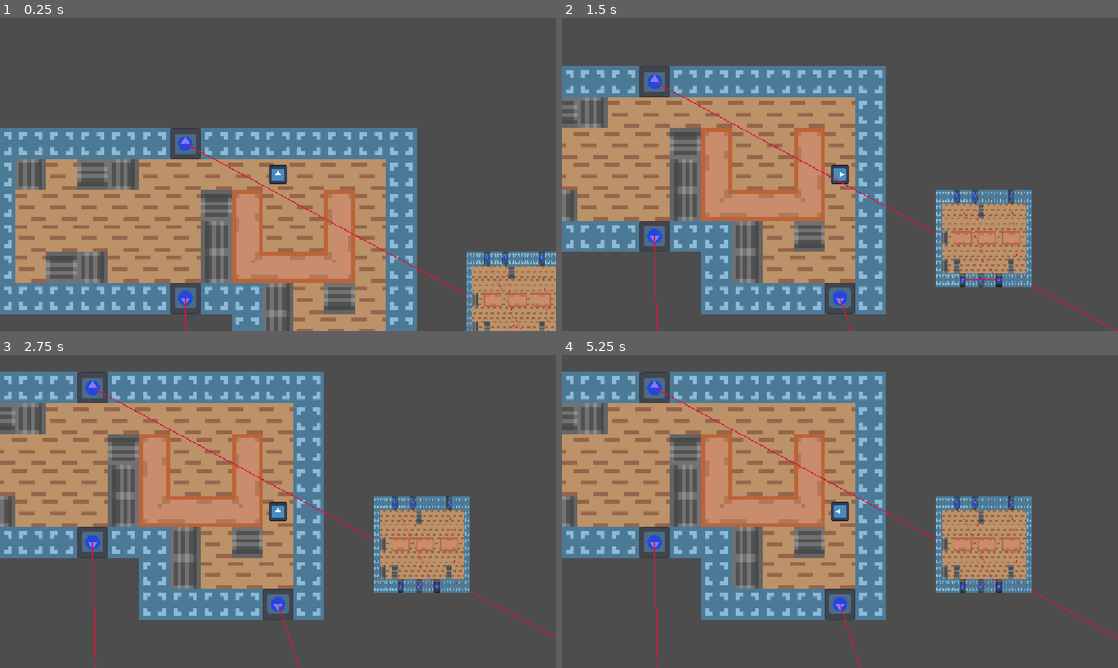
Above: before the commit, frames 1-4 (two rows, left to right).
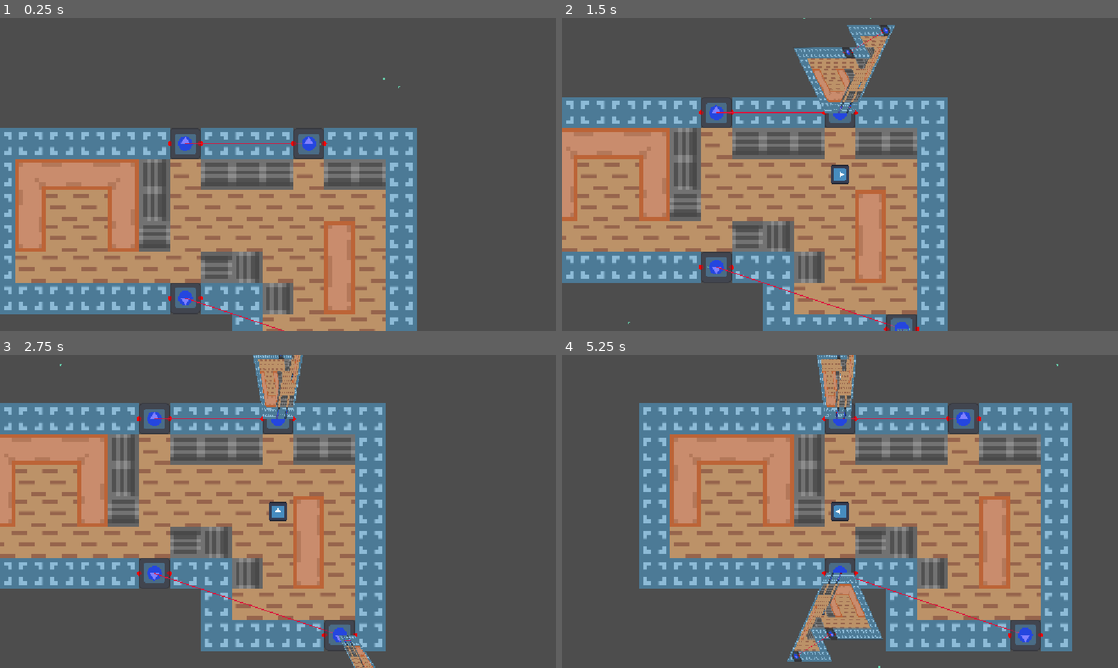
Above: after the commit, the same moments.

Repository: EfficiencySimplicity/godot-level-playground
Game: Godot game, scene res://Scenes/testing_ground.tscn
Same seed, same stepped clock (60 frames per second), same inputs: the game is played once before the commit and once after it. The engine's default icon, where the game draws it, is replaced by a stand-in: a white triangle on a blue panel in a dark square.
Inputs:
- Up to frame 1 (0.25 s): no input
- Up to frame 2 (1.5 s): tap Enter at 0.5 s; hold Right (Right) 0.53-1.28 s; hold Up (Movement) 0.53-1.28 s; tap Space at 1.25 s; hold Down (Down) from 1.28 s (still down); tap Up (Movement) at 1.35 s
- Up to frame 3 (2.75 s): tap Enter at 2 s; release Down (Down) at 2.03 s; hold Right (Right) from 2.03 s (still down); hold Up (Movement) from 2.03 s (still down)
- Up to frame 4 (5.25 s): tap Space at 2.75, 4.25 s; release Up (Movement) at 2.78 s; tap Up (Movement) at 2.85, 4.35 s; tap Enter at 3.5 s; release Right (Right) at 3.53 s; hold Up (Movement) 3.53-4.28 s; hold Left (Left) 3.53-5.03 s; hold Down (Down) from 5.03 s (still down); hold Up (Movement) from 5.03 s (still down)

The runs differ from the first frame. In frame 1, 17% of the frame differs, in the area x 2-100%, y 19-100%; in frame 2, 46%; in frame 3, 47%; in frame 4, 58%, in the area x 0-100%, y 0-100%.

Commit message:
basic portal logic works

Diff:
--- a/Scenes/room_generator.tscn
+++ b/Scenes/room_generator.tscn
@@ -11,33 +11,33 @@
 elements = Array[PackedScene]([ExtResource("2_v0m8e"), ExtResource("3_k11pq"), ExtResource("4_vtgkf")])
 metadata/_custom_type_script = "uid://c11lg1h47ilqr"
 
-[sub_resource type="QuadMesh" id="QuadMesh_a61x6"]
-resource_local_to_scene = true
-size = Vector2(200, 200)
+[sub_resource type="ArrayMesh" id="ArrayMesh_a61x6"]
 
-[sub_resource type="ViewportTexture" id="ViewportTexture_8i87d"]
+[sub_resource type="ViewportTexture" id="ViewportTexture_a61x6"]
 viewport_path = NodePath("Node2D/SubViewport")
 
-[node name="RoomGenerator" type="Area2D" unique_id=1217838495 node_paths=PackedStringArray("viewport")]
-collision_layer = 0
+[node name="RoomGenerator" type="Area2D" unique_id=1217838495 node_paths=PackedStringArray("viewport", "render_mesh")]
+collision_layer = 4
 collision_mask = 0
 script = ExtResource("1_a61x6")
 elements = SubResource("Resource_l85en")
 viewport = NodePath("Node2D/SubViewport")
+render_mesh = NodePath("Node2D/RoomRenderMesh")
 
-[node name="Node2D" type="Node2D" parent="." unique_id=1395293451]
+[node name="Node2D" type="Node2D" parent="." unique_id=261677466]
 
 [node name="RoomRenderMesh" type="MeshInstance2D" parent="Node2D" unique_id=1203983812]
-top_level = true
 visibility_layer = 2
-position = Vector2(522, 292)
-mesh = SubResource("QuadMesh_a61x6")
-texture = SubResource("ViewportTexture_8i87d")
+z_index = 5
+position = Vector2(37.99997, 34.5)
+mesh = SubResource("ArrayMesh_a61x6")
+texture = SubResource("ViewportTexture_a61x6")
 
 [node name="SubViewport" type="SubViewport" parent="Node2D" unique_id=1651359637]
 disable_3d = true
 transparent_bg = true
 handle_input_locally = false
+debug_draw = 1
 canvas_cull_mask = 4294966273
 render_target_update_mode = 3
 
--- a/Scenes/testing_ground.tscn
+++ b/Scenes/testing_ground.tscn
@@ -2,6 +2,7 @@
 
 [ext_resource type="Script" uid="uid://b600e2a1gx7re" path="res://Scripts/level_generator.gd" id="1_38jdy"]
 [ext_resource type="Texture2D" uid="uid://bxav4rgy06bqu" path="res://Art/demo_wall_floor.png" id="1_wyk58"]
+[ext_resource type="Script" uid="uid://cx0j3yf4egp72" path="res://Scripts/portal_origin.gd" id="5_0u5ym"]
 [ext_resource type="Script" uid="uid://dkcyps1y254to" path="res://Scripts/player_mover.gd" id="7_78y3u"]
 [ext_resource type="Texture2D" uid="uid://pple6fejhs41" path="res://icon.svg" id="7_k0nfe"]
 
@@ -15,12 +16,14 @@
 
 [sub_resource type="TileSet" id="TileSet_krb5w"]
 tile_size = Vector2i(64, 64)
-physics_layer_0/collision_layer = 1
+physics_layer_0/collision_layer = 3
 sources/0 = SubResource("TileSetAtlasSource_k0nfe")
+
+[sub_resource type="CircleShape2D" id="CircleShape2D_krb5w"]
 
 [node name="TestingGround" type="Node2D" unique_id=1366896337 node_paths=PackedStringArray("tile_map_layers")]
 script = ExtResource("1_38jdy")
-num_rooms = 13
+num_rooms = 1
 doors_per_room_range = Vector2i(1, 7)
 tile_map_layers = {
 "Walls": NodePath("Walls")
@@ -47,3 +50,14 @@
 [node name="Sprite2D" type="Sprite2D" parent="PlayerMover" unique_id=1062190360]
 scale = Vector2(0.3, 0.3)
 texture = ExtResource("7_k0nfe")
+
+[node name="PortalOrigin" type="Area2D" parent="PlayerMover" unique_id=584689681]
+collision_mask = 5
+script = ExtResource("5_0u5ym")
+angle_increase = 3
+metadata/_custom_type_script = "uid://cx0j3yf4egp72"
+
+[node name="CollisionShape2D" type="CollisionShape2D" parent="PlayerMover/PortalOrigin" unique_id=799108627]
+shape = SubResource("CircleShape2D_krb5w")
+
+[connection signal="area_entered" from="PlayerMover/PortalOrigin" to="PlayerMover/PortalOrigin" method="_on_area_entered"]
--- /dev/null
+++ b/Scripts/debug_dot.gd
@@ -0,0 +1,7 @@
+class_name DebugDot extends Node2D
+
+@export var color: Color
+@export var radius: float = 20
+
+func _draw():
+	draw_circle(to_local(global_position), radius, color)
--- a/Scripts/door.gd
+++ b/Scripts/door.gd
@@ -14,6 +14,9 @@
 	draw_line(to_local(global_position), to_local(other.global_position), Color.CRIMSON, 2.0)
 	draw_circle(to_local(Orientation.from_object(self).to_placement().cell_center()), 15, Color.BLUE)
 
+	draw_circle(to_local(get_start()), 5, Color.RED)
+	draw_circle(to_local(get_end()), 5, Color.RED)
+
 func door_transform(orientation: Orientation) -> Orientation:
 	var relative_pos = orientation.pos - Orientation.from_object(self).pos
 	var rot_difference = int((other.global_rotation_degrees + 180) - global_rotation_degrees) % 360
@@ -21,4 +24,13 @@
 	return Orientation.new(new, orientation.rot + rot_difference)
 
 func is_in_front(pos: Vector2):
-	return Vector2.from_angle(rotation).dot(pos - global_position) > 0
+	return Vector2.from_angle(global_rotation + deg_to_rad(90)).dot(pos - global_position) > 0
+
+func get_normal():
+	return Vector2.from_angle(deg_to_rad(global_rotation_degrees + 90))
+
+func get_start():
+	return global_position - (Vector2.from_angle(global_rotation) * (global_scale.x / 2) * .99 * 64)
+
+func get_end():
+	return global_position + (Vector2.from_angle(global_rotation) * (global_scale.x / 2) * .99 * 64)
--- a/Scripts/level_generator.gd
+++ b/Scripts/level_generator.gd
@@ -17,13 +17,14 @@
 	var grid_placement  = obj_orientation.to_placement()
 	var door_there = door_portals.find_custom(func(x): return Orientation.from_object(x).to_placement().cell_center() == grid_placement.cell_center())
 
-	if door_there == -1:
+	var next_pos = obj_orientation.move_forwards(64)
+	if door_there == -1 or (door_portals.get(door_there).is_in_front(next_pos.pos)):
 		# no door, just your position plus the new vector
-		return obj_orientation.move_forwards(64)
+		return next_pos
 
 	else:
 		print("Was on a door; placement is ", grid_placement, " and door is ", Orientation.from_object(door_portals.get(door_there)).to_placement())
-		return door_portals.get(door_there).door_transform(obj_orientation).move_forwards(64)
+		return door_portals.get(door_there).door_transform(next_pos)
 
 
 func _ready():
--- /dev/null
+++ b/Scripts/mesh_pool.gd
@@ -0,0 +1,53 @@
+class_name MeshPool
+
+# where the point is in world space
+var vertices: PackedVector2Array = []
+# each set of 3 numbers specifies a triangle
+var triangles: PackedInt32Array = []
+# the uv coordinates for the texture...
+var uvs: PackedVector2Array = []
+
+func _init(_vertices = null, _triangles = null, _uvs = null):
+	if _vertices != null:
+		vertices = _vertices
+	if _triangles != null:
+		triangles = _triangles
+	if _uvs != null:
+		uvs = _uvs
+
+
+static func combine(pools: Array[MeshPool]) -> MeshPool:
+	var glob_vertices: PackedVector2Array = []
+	var glob_triangles: PackedInt32Array = []
+	var glob_uvs: PackedVector2Array = []
+
+	for mesh in pools:
+		var index_offset = glob_vertices.size()
+		# does not map! Make it map and then finally gen a simple rect from each door!
+		glob_triangles.append_array(PackedInt32Array(Array(mesh.triangles).map(func(x): return x + index_offset)))
+		glob_vertices.append_array(mesh.vertices)
+		glob_uvs.append_array(mesh.uvs)
+
+	return MeshPool.new(glob_vertices, glob_triangles, glob_uvs)
+
+func to_mesh(mesh: ArrayMesh):
+	if self.is_useless():
+		print("Useless mesh, not creating!")
+		return mesh
+
+	# https://docs.godotengine.org/en/stable/tutorials/3d/procedural_geometry/arraymesh.html#doc-arraymesh
+	# https://www.dgp.toronto.edu/~ah/csc418/fall_2001/tut/ogl_draw.html
+	var surface_array = []
+	surface_array.resize(Mesh.ARRAY_MAX)
+
+	surface_array[Mesh.ARRAY_VERTEX] = vertices
+	surface_array[Mesh.ARRAY_TEX_UV] = uvs
+	surface_array[Mesh.ARRAY_INDEX] = triangles
+
+	mesh.add_surface_from_arrays(Mesh.PRIMITIVE_TRIANGLES, surface_array)
+	# mesh.regen_normal_maps()
+
+	return mesh
+
+func is_useless():
+	return vertices.size() == 0 or triangles.size() == 0
--- a/Scripts/player_mover.gd
+++ b/Scripts/player_mover.gd
@@ -29,7 +29,6 @@
 	pqparams.collision_mask = 0b00000000_00000000_00000000_00000001
 	pqparams.position = new_placement.pos
 
-	print(get_viewport().get_world_2d().get_direct_space_state().intersect_point(pqparams).size())
 	if get_viewport().get_world_2d().get_direct_space_state().intersect_point(pqparams).size() != 0:
 		return
 
--- /dev/null
+++ b/Scripts/portal_origin.gd
@@ -0,0 +1,197 @@
+extends Area2D
+
+@export var current_room: RoomGenerator
+@export var angle_increase: int = 5
+
+func _on_area_entered(area: Area2D):
+	if area is RoomGenerator:
+		current_room = area
+
+func gen_portals():
+	if current_room == null:
+		print("No current room to gen portals from!")
+		return
+
+	var global_mesh_pool = MeshPool.new()
+
+	for door in current_room.doors:
+
+		if !door.is_in_front(global_position):
+			continue;
+
+		var start_angle = rad_to_deg(global_position.angle_to_point(door.get_start()))
+		var end_angle = rad_to_deg(global_position.angle_to_point(door.get_end()))
+		# should be in door
+		var dir_to_end = (door.get_end() - door.get_start()).normalized()
+		# a vector straight out the door
+		var out_normal = door.get_normal() * -1
+		# from you to the door-line
+		var distance = (door.get_start() - global_position).dot(out_normal)
+
+		if end_angle < start_angle:
+			end_angle += 360
+
+		var min_ok_angle = -1000000
+		var min_ok_point = Vector2.ZERO
+		var max_ok_angle = 1000000
+		var max_ok_point = Vector2.ZERO
+
+		var has_hit_at_all = false
+
+		for current_angle in range(start_angle, end_angle, angle_increase):
+
+			# https://forum.godotengine.org/t/how-to-get-a-portion-of-a-vector-that-is-aligned-with-another-vector/40426/4
+			var direction = Vector2.from_angle(deg_to_rad(current_angle))
+
+			var amount_along_normal = direction.dot(out_normal)
+			# where on the door-line we test
+			var hit_point = global_position + direction * (distance / amount_along_normal)
+
+			var rcparams = PhysicsRayQueryParameters2D.create(
+				global_position,
+				hit_point,
+				0b00000000_00000000_00000000_00000010
+			)
+
+			var hit = get_viewport() \
+			.get_world_2d() \
+			.get_direct_space_state() \
+			.intersect_ray(rcparams) \
+			.size() != 0
+
+			if hit:
+				if has_hit_at_all:
+					break
+			else:
+				if !has_hit_at_all:
+					has_hit_at_all = true
+					min_ok_angle = current_angle
+					min_ok_point = hit_point
+
+				max_ok_angle = current_angle
+				max_ok_point = hit_point
+
+		if !has_hit_at_all:
+			continue
+
+		# Generate a mesh from the 2 points
+		# for now, owned by the current room's rendermesh
+
+		var mesh_pool = MeshPool.new()
+
+		mesh_pool.vertices.append_array([min_ok_point,
+		min_ok_point + (min_ok_point - global_position).normalized() * 200,
+		max_ok_point + (max_ok_point - global_position).normalized() * 200,
+		max_ok_point])
+		mesh_pool.triangles.append_array([
+			0, 1, 2,
+			0, 2, 3,
+		])
+		mesh_pool.uvs.append_array([
+			Vector2.ZERO,
+			Vector2(0, 1),
+			Vector2(1, 1),
+			Vector2(1, 0),
+		])
+
+		global_mesh_pool = MeshPool.combine([global_mesh_pool, mesh_pool])
+
+	current_room.render_mesh.set_mesh(global_mesh_pool.to_mesh(ArrayMesh.new()))
+
+
+func _draw():
+	if current_room == null:
+		print("No current room to gen portals from!")
+		return
+
+	var global_mesh_pool = MeshPool.new()
+
+	for door in current_room.doors:
+
+		if !door.is_in_front(global_position):
+			continue;
+
+		var start_angle = rad_to_deg(global_position.angle_to_point(door.get_start()))
+		var end_angle = rad_to_deg(global_position.angle_to_point(door.get_end()))
+		# should be in door
+		var dir_to_end = (door.get_end() - door.get_start()).normalized()
+		# a vector straight out the door
+		var out_normal = door.get_normal() * -1
+		# from you to the door-line
+		var distance = (door.get_start() - global_position).dot(out_normal)
+
+		if end_angle < start_angle:
+			end_angle += 360
+
+		var min_ok_angle = -1000000
+		var min_ok_point = Vector2.ZERO
+		var max_ok_angle = 1000000
+		var max_ok_point = Vector2.ZERO
+
+		var has_hit_at_all = false
+
+		for current_angle in range(start_angle, end_angle, angle_increase):
+
+			# https://forum.godotengine.org/t/how-to-get-a-portion-of-a-vector-that-is-aligned-with-another-vector/40426/4
+			var direction = Vector2.from_angle(deg_to_rad(current_angle))
+
+			var amount_along_normal = direction.dot(out_normal)
+			# where on the door-line we test
+			var hit_point = global_position + direction * (distance / amount_along_normal)
+
+			var rcparams = PhysicsRayQueryParameters2D.create(
+				global_position,
+				hit_point,
+				0b00000000_00000000_00000000_00000010
+			)
+
+			var hit = get_viewport() \
+			.get_world_2d() \
+			.get_direct_space_state() \
+			.intersect_ray(rcparams) \
+			.size() != 0
+
+			if hit:
+				if has_hit_at_all:
+					break
+			else:
+				if !has_hit_at_all:
+					has_hit_at_all = true
+					min_ok_angle = current_angle
+					min_ok_point = hit_point
+
+				max_ok_angle = current_angle
+				max_ok_point = hit_point
+
+		if !has_hit_at_all:
+			continue
+
+		# Generate a mesh from the 2 points
+		# for now, owned by the current room's rendermesh
+
+		var mesh_pool = MeshPool.new()
+
+		mesh_pool.vertices.append_array([min_ok_point, max_ok_point,
+		min_ok_point + (min_ok_point - global_position).normalized() * 200,
+		max_ok_point + (max_ok_point - global_position).normalized() * 200])
+		mesh_pool.triangles.append_array([
+			0, 2, 3,
+			0, 3, 1,
+		])
+		mesh_pool.uvs.append_array([
+			Vector2.ZERO,
+			Vector2(0, 1),
+			Vector2(1, 1),
+			Vector2(1, 0),
+		])
+
+		global_mesh_pool = MeshPool.combine([global_mesh_pool, mesh_pool])
+
+	for vert in global_mesh_pool.vertices:
+		draw_circle(to_local(vert), 2, Color.MEDIUM_AQUAMARINE)
+
+func _input(event):
+	gen_portals()
+
+func _process(delta):
+	queue_redraw()
--- a/Scripts/room_generator.gd
+++ b/Scripts/room_generator.gd
@@ -5,6 +5,7 @@
 @export var doors: Array[Door] = []
 
 @export var viewport: SubViewport
+@export var render_mesh: MeshInstance2D
 
 var stack: MapLayerStack
 
@@ -109,8 +110,7 @@
 	var bounds = Utils.get_bounds(find_children("*", "CollisionShape2D", false, false), func(x): return Utils.shape_bounding_rect(x))
 	viewport.size = bounds.size + Vector2(128, 128)
 	viewport.get_child(0).global_position = bounds.position + (bounds.size / 2)
-	# for debugging
-	viewport.get_parent().global_position = global_position + Vector2(512, 512)
+	render_mesh.global_position = Vector2.ZERO
 
 	viewport.world_2d = get_world_2d()
 
--- a/project.godot
+++ b/project.godot
@@ -52,6 +52,12 @@
 ]
 }
 
+[layer_names]
+
+2d_physics/layer_1="Solids"
+2d_physics/layer_2="Walls"
+2d_physics/layer_3="RoomAreas"
+
 [physics]
 
 3d/physics_engine="Jolt Physics"
Not shown, added: Scripts/debug_dot.gd.uid
Not shown, added: Scripts/mesh_pool.gd.uid
Not shown, added: Scripts/portal_origin.gd.uid
Not shown, added: .remindme
